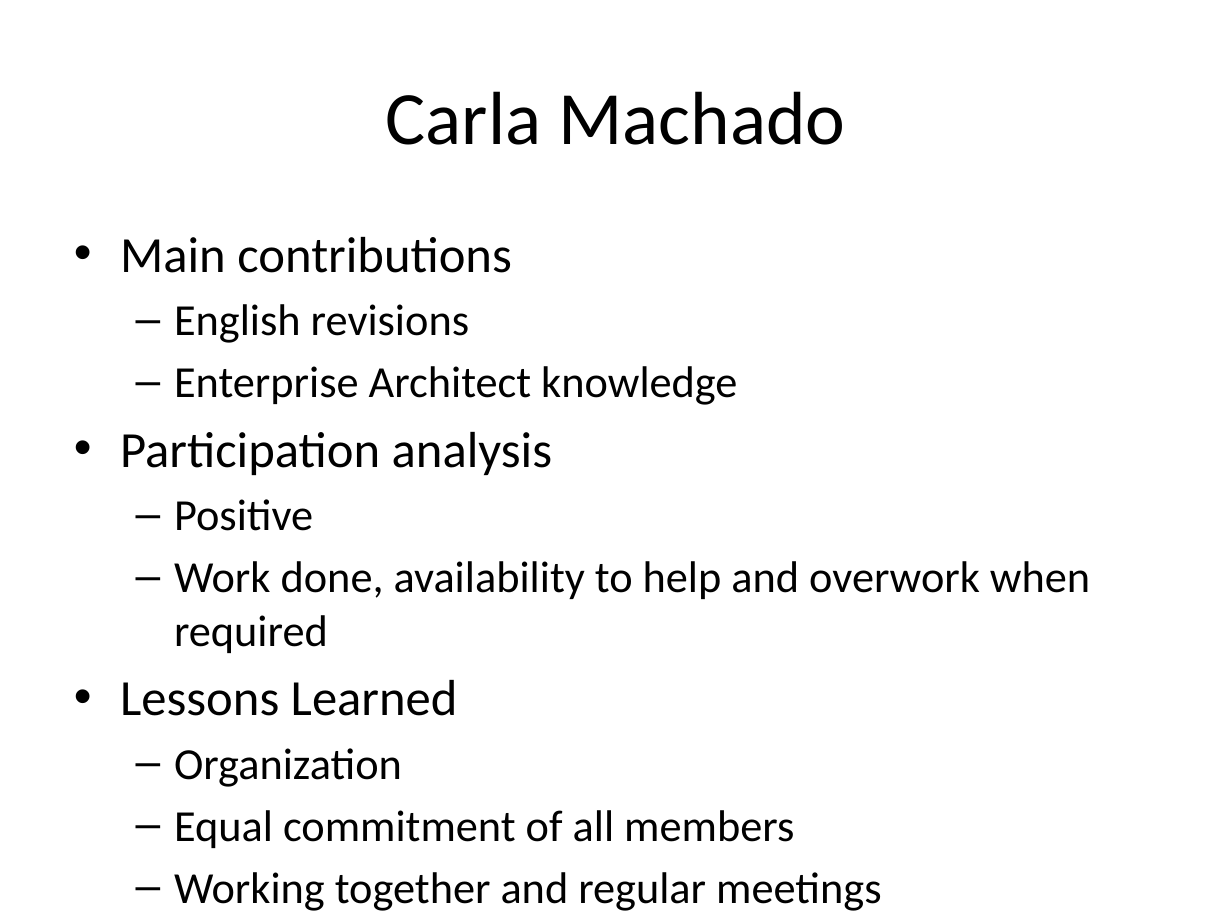
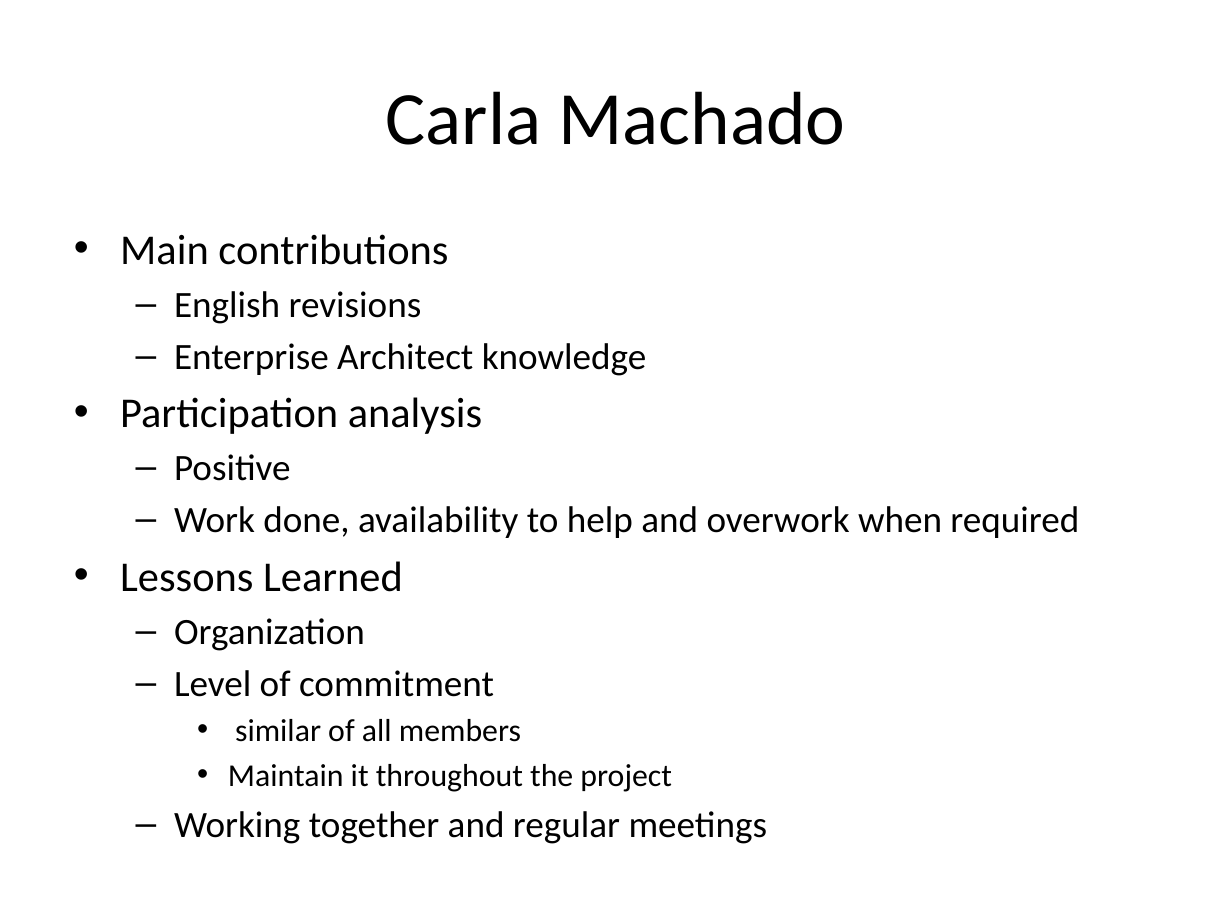
Before and after one commit to jmgirao/projetosoftware1213, a slide deck: slide 9 of Final Presentation/Carla/Quality.pptx. Drawn at 1232x924 pixels with LibreOffice and Linux fonts; fonts in the diff are those of the drawing. Boxes give left, top, right and bottom in pixels: in the first picture for what was removed or moved away, otherwise in the second. Text is boxed around its words. In the diff, an @@ line names an element or a change of style, - is before the commit and + after.

```diff
--- a/Final Presentation/Carla/Quality.pptx
+++ b/Final Presentation/Carla/Quality.pptx
@@ text at (120,234,1079,844): size 29.6 to 24.8 pt in "Main contributions", "Participation analysis", "Lessons Learned"; size 25.9 to 21.7 pt in "English revisions", "Enterprise Architect knowledge", "Positive", "Work done, availability to help and overwork ..." and 2 more places @@
@@ text at (174,670,672,792): text changed; size 25.9 to 18.6 pt @@
-  – Equal commitment of all members
+  – Level of commitment
+    • similar of all members
+    • Maintain it throughout the project
```
Also in this commit, not shown: 1 other file.
